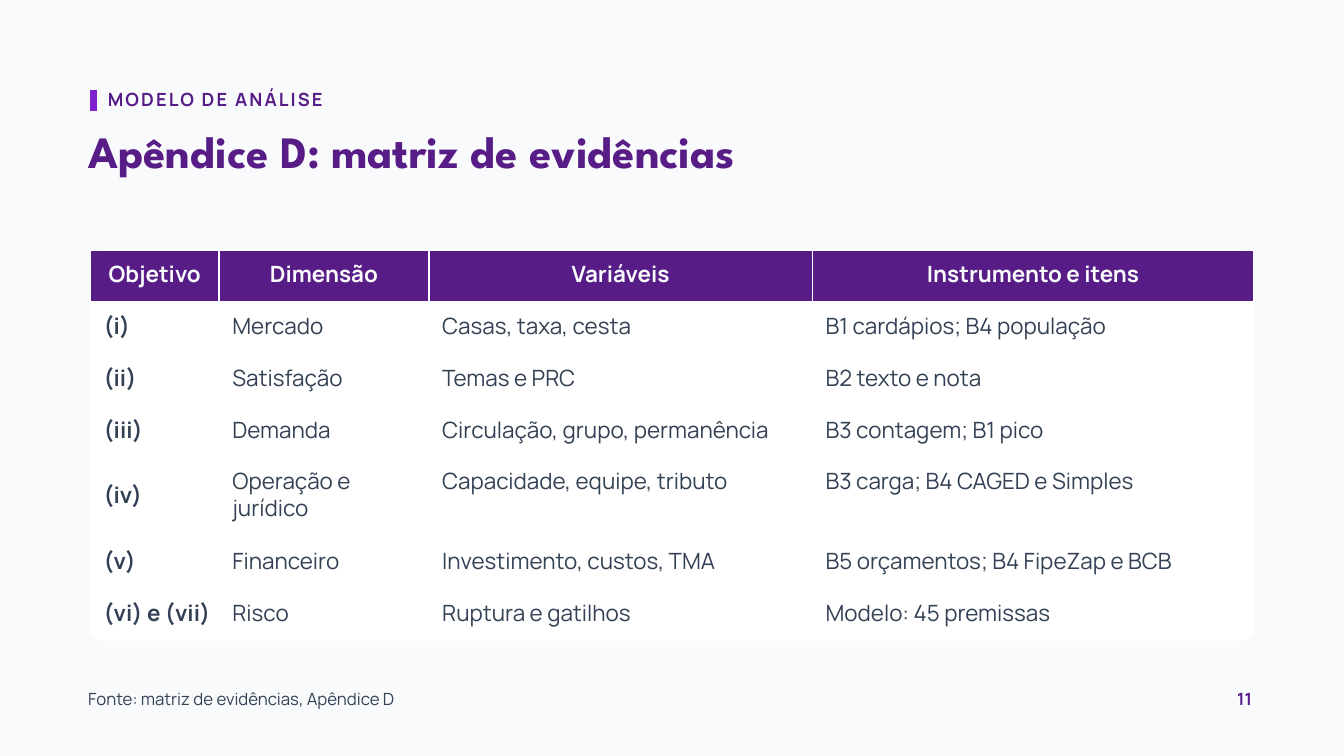
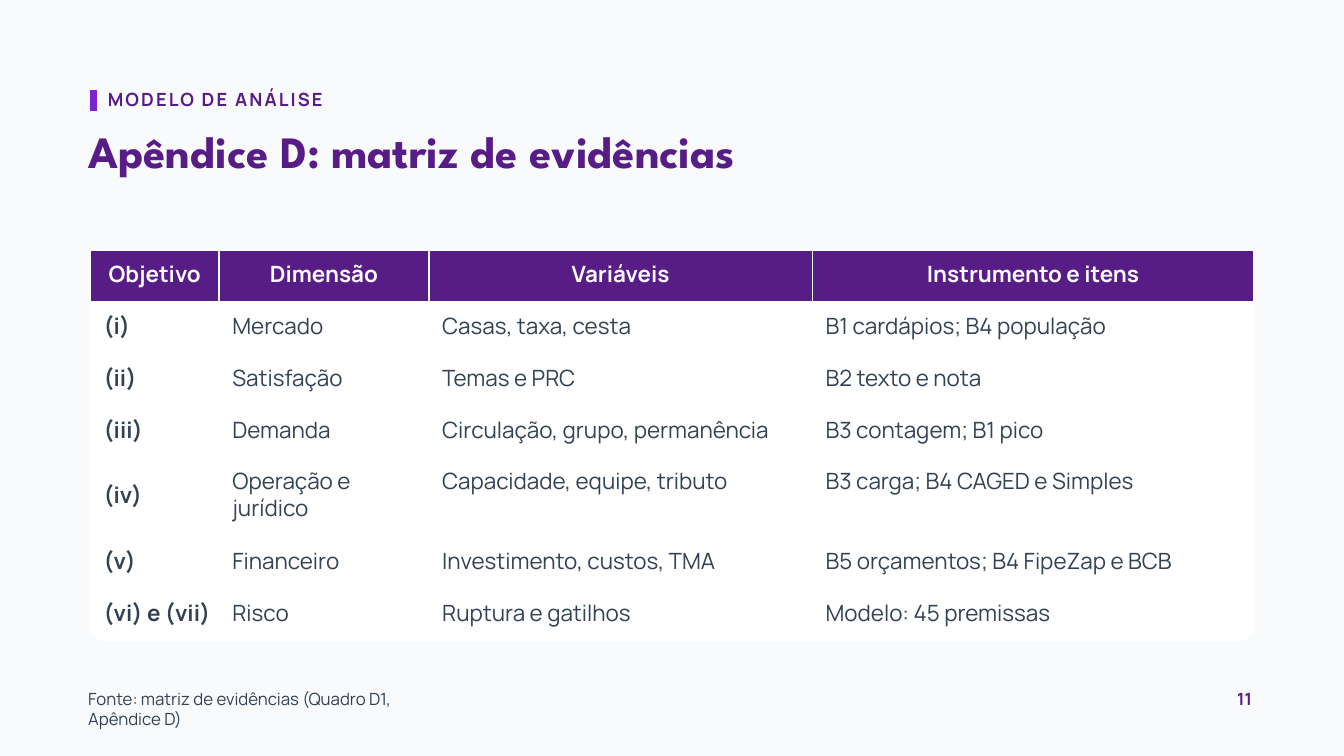
Before and after one commit to eusouopeu/interludio, a slide deck: slide 11 of apresentacao/slides-vfinal.pptx. Drawn at 1344x756 pixels with LibreOffice and Linux fonts; fonts in the diff are those of the drawing. Boxes give left, top, right and bottom in pixels: in the first picture for what was removed or moved away, otherwise in the second. Text is boxed around its words. In the diff, an @@ line names an element or a change of style, - is before the commit and + after.

```diff
--- a/apresentacao/slides-vfinal.pptx
+++ b/apresentacao/slides-vfinal.pptx
@@ text at (88, 691, 391, 729): text changed @@
-Fonte: matriz de evidências, Apêndice D
+Fonte: matriz de evidências (Quadro D1, Apêndice D)
```
Also in this commit, not shown: 8 other slides changed, 1 other file.
